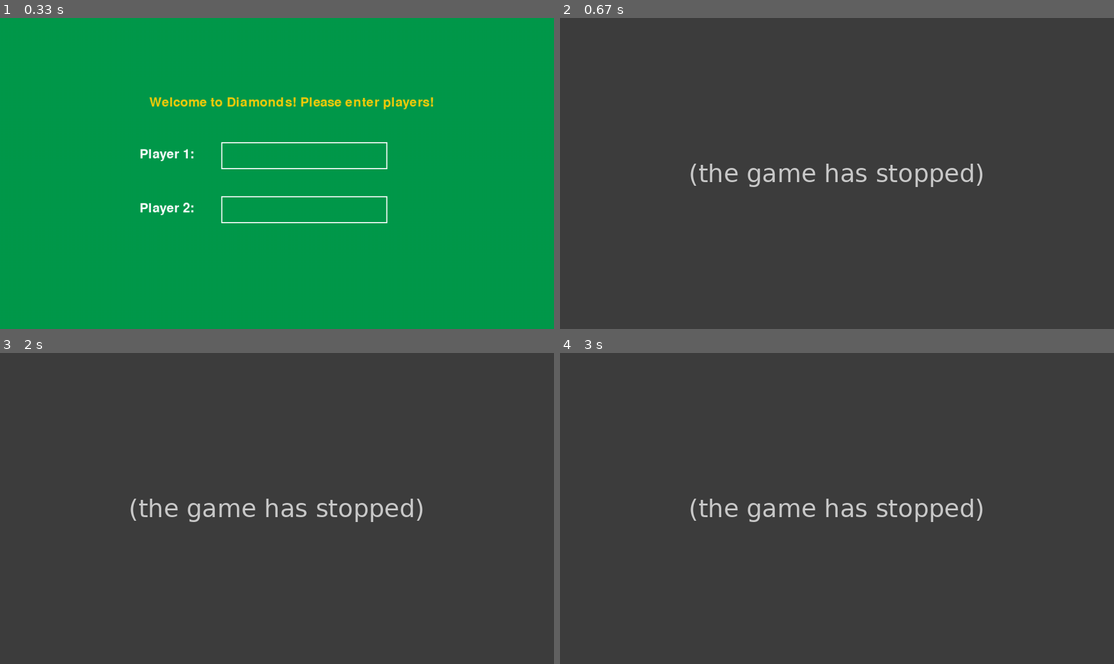
Above: before the commit, frames 1-4 (two rows, left to right).
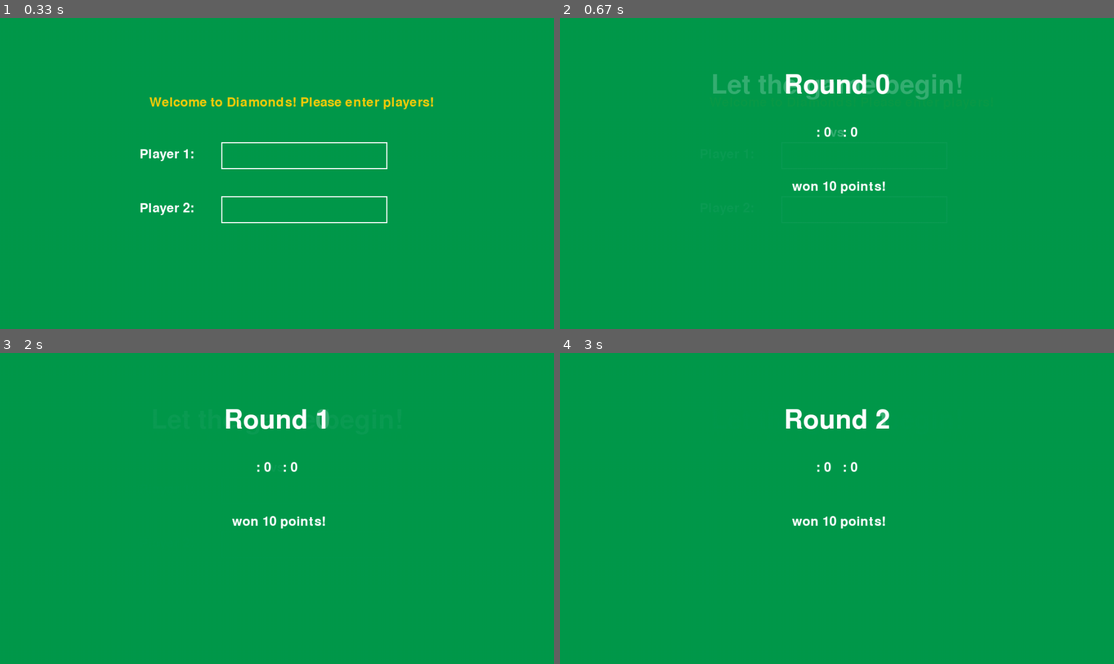
Above: after the commit, the same moments.

Repository: aadya28/WE-Module3
Game: pygame game, started from Pygame_Diamonds/game.py
Same seed, same stepped clock (60 frames per second), same inputs: the game is played once before the commit and once after it.
Inputs:
- Up to frame 1 (0.33 s): no input
- Up to frame 2 (0.67 s): tap Enter at 0.33 s
- Up to frame 3 (2 s): tap Enter at 1.77 s
- Up to frame 4 (3 s): type "a" at 2.1 s; type "nn" at 2.37 s; tap Enter at 2.93 s

Frame 1 is identical in both runs. In frame 2, 100% of the frame differs, in the area x 0-100%, y 0-100%; in frame 3, 100%; in frame 4, 100%.
Before the commit the program exited at 0.35 s; later frames show no game.

Commit message:
Added code for transition between rounds.

Diff:
--- a/Pygame_Diamonds/cards.py
+++ b/Pygame_Diamonds/cards.py
@@ -0,0 +1,25 @@
+import random
+
+SUITS = ['Hearts', 'Diamonds', 'Clubs', 'Spades']
+RANKS = ['2', '3', '4', '5', '6', '7', '8', '9', '10', 'Jack', 'Queen', 'King', 'Ace']
+VALUES = ['2', '3', '4', '5', '6', '7', '8', '9', '10', '11', '12', '13', '14']
+
+class Card:
+    def __init__(self, suit, rank, value):
+        self.suit = suit
+        self.rank = rank
+        self.value = value
+
+    def __str__(self):
+        return f"{self.value} of {self.suit}"
+
+class Suit:
+    def __init__(self, suit):
+        self.suit = suit
+
+    def create_suit(self, suit, values):
+        deck = [Card(suit, value) for value in values]
+        return deck
+
+    def shuffle_deck(self, deck):
+        return random.shuffle(deck)
--- a/Pygame_Diamonds/game.py
+++ b/Pygame_Diamonds/game.py
@@ -8,9 +8,30 @@
 
 
 def main():
+    # Initialize the clock
+    clock = pygame.time.Clock()
+
     player1_name, player2_name = ui.create_player_window(win)
     print("Player 1:", player1_name)
     print("Player 2:", player2_name)
 
+    player1_score = 0
+    player2_score = 0
+    ui.render_game_start(win, player1_name, player2_name)
+
+    # game starts
+    round = 0
+    while round < 3:
+        ui.render_game_round(win, player1_name, player2_name, round, player1_score, player2_score, player2_name, 10)
+        waiting_for_return = True
+        while waiting_for_return:
+            for event in pygame.event.get():
+                if event.type == pygame.KEYDOWN and event.key == pygame.K_RETURN:
+                    waiting_for_return = False
+
+        round += 1
+        pygame.display.flip()
+    pygame.quit()
+
 if __name__ == "__main__":
     main()
--- a/Pygame_Diamonds/ui.py
+++ b/Pygame_Diamonds/ui.py
@@ -1,4 +1,5 @@
 import pygame
+import cards
 
 def get_screen_size():
     # Initialize Pygame
@@ -9,6 +10,9 @@
 
     # Return screen width and height
     return screen_info.current_w, screen_info.current_h
+
+def update_screen():
+    pygame.display.flip()
 
 def create_player_window(screen):
     # Set up fonts
@@ -76,6 +80,54 @@
         screen.blit(font.render(player1_input, True, white), (player1_input_rect.x + 5, player1_input_rect.y + 5))
         screen.blit(font.render(player2_input, True, white), (player2_input_rect.x + 5, player2_input_rect.y + 5))
 
-        pygame.display.flip()
+        update_screen()
 
     return player1_input, player2_input
+
+def blur_background(screen):
+    green = (0, 153, 76)
+    # Clear the screen with a blurred green background
+    blurred_background = pygame.Surface(screen.get_size())
+    blurred_background.fill(green)
+    blurred_background.set_alpha(200)  # Set transparency
+    screen.blit(blurred_background, (0, 0))
+
+def render_game_start(screen, player1_name, player2_name):
+    blur_background(screen)
+
+    screen_width, screen_height = get_screen_size()
+    # Set up fonts
+    font_large = pygame.font.Font(None, 72)
+    font_medium = pygame.font.Font(None, 36)
+
+    # Set up colors
+    white = (255, 255, 255)
+
+    text = font_large.render("Let the game begin!", True, white)
+    screen.blit(text, ((screen_width - text.get_width()) // 2, 100))
+    vs_text = font_medium.render(f"{player1_name} vs {player2_name}", True, white)
+    screen.blit(vs_text, ((screen.get_width() - vs_text.get_width()) // 2, 200))
+
+    update_screen()
+
+def render_game_round(screen, player1_name, player2_name, round_number, player1_score, player2_score, round_winner, round_points):
+    blur_background(screen)
+
+    screen_width, screen_height = get_screen_size()
+    # Set up fonts
+    font_large = pygame.font.Font(None, 72)
+    font_medium = pygame.font.Font(None, 36)
+
+    # Set up colors
+    white = (255, 255, 255)
+    green = (0, 153, 76)
+    black = (0, 0, 0)
+
+    round_text = font_large.render(f"Round {round_number}", True, white)
+    screen.blit(round_text, ((screen.get_width() - round_text.get_width()) // 2, 100))
+    score_text = font_medium.render(f"{player1_name}: {player1_score}   {player2_name}: {player2_score}", True, white)
+    screen.blit(score_text, ((screen.get_width() - score_text.get_width()) // 2, 200))
+    round_result_text = font_medium.render(f"{round_winner} won {round_points} points!", True, white)
+    screen.blit(round_result_text, ((screen.get_width() - round_result_text.get_width()) // 2, 300))
+
+    update_screen()
